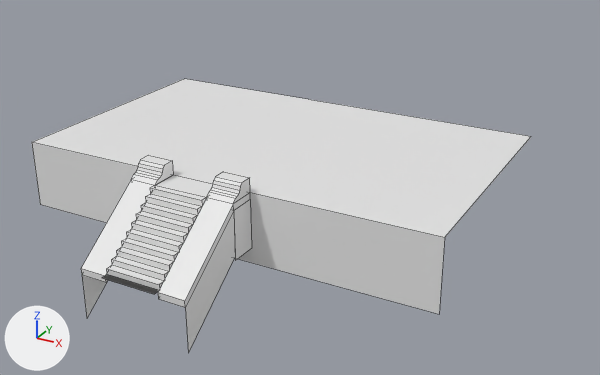
A saved change to the Blender file WIP Blender/Blender Assets/Stairs/RuinedStairs.blend.
Camera for both pictures: a 50 mm lens placed at (9.36, -12.08, 7.32), pointed at (0.19, 4.58, -1.01). The lights are fixed; the arrows at lower left show +X, +Y and +Z. The first picture is the older version. Mesh edges are drawn as thin lines.

Names of what the first picture shows: 'Stairway'.
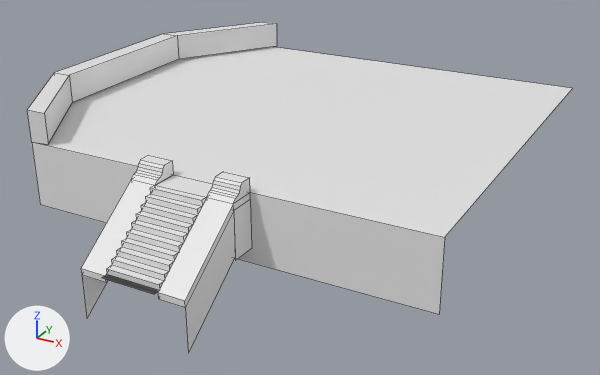
The change, as JSON lines over the scene's bpy script:
```json
{"op": "add", "block": "mat_material", "code": ["mat_material = principled_material('Material')", "mat_material.base_color = (0.8, 0.8, 0.8)  # white #e7e7e7"]}
{"block": "me_cube_001", "where": "# used by ob_stairway; location = (0.0, 0.0, 0.0)"}
{"block": "me_cube_001", "where": "# verts and faces of me_cube_001; kept vertices keep their numbers, new ones are numbered from 127"}
{"block": "me_cube_001", "where": "# before: 2 (-0.62, 0.62, 0.62) at pixel (173, 174), 5 (0.62, 0.62, 0.62), 117 (-0.62, 6.51, 0.62) at pixel (308, 99), 118 (0.62, 6.51, 0.62) at pixel (350, 106), 119 (5.28, 0.62, 0.62) at pixel (444, 237)"}
{"block": "me_cube_001", "where": "# before: 120 (5.28, 6.51, 0.62) at pixel (531, 136), 121 (-4.64, 0.62, 0.62) at pixel (31, 142), 122 (-4.64, 6.51, 0.62) at pixel (184, 78)"}
{"op": "remove", "block": "me_cube_001", "code": "me_cube_001.from_pydata(...)  # 127 vertices, 75 faces; spans x -4.64..5.28, y -1.77..6.51, z -1.78..0.94"}
{"op": "add", "block": "me_cube_001", "code": "me_cube_001.from_pydata(...)  # 127 vertices, 75 faces; spans x -6.46..5.28, y -1.77..10.89, z -1.78..0.94"}
{"block": "me_cube_001", "change": "me_cube_001 part 1"}
{"op": "add", "block": "me_cube_001", "code": "delete_vertices([117, 118, 120, 122])  # with the faces that use them"}
{"op": "add", "block": "me_cube_001", "code": "verts[127] = (5.28, 10.89, 0.62)  # pixel (572, 88)"}
{"op": "add", "block": "me_cube_001", "code": "verts[128] = (-4.65, 10.89, 0.62)"}
{"op": "add", "block": "me_cube_001", "code": "verts[129] = (-6.46, 8.01, 0.62)"}
{"op": "add", "block": "me_cube_001", "code": "verts[130] = (-6.3, 3.19, 0.62)"}
{"op": "add", "block": "me_cube_001", "code": "faces += [(2, 5, 119, 127, 128, 129, 130, 121)]"}
{"op": "add", "block": "me_cube_002", "code": ["me_cube_002 = bpy.data.meshes.new('Cube.002')", "me_cube_002.from_pydata([(-4.64, 0.62, 0.62), (-4.65, 10.89, 0.62), (-6.46, 8.01, 0.62), (-6.3, 3.19, 0.62), (-4.64, 0.62, 1.4), (-4.65, 10.89, 1.4), (-6.46, 8.01, 1.4), (-6.3, 3.19, 1.4), (-4.12, 0.62, 1.4), (-4.13, 10.89, 1.4), (-5.94, 8.01, 1.4), (-5.78, 3.19, 1.4), (-4.12, 0.62, 0.67), (-4.13, 10.89, 0.67), (-5.94, 8.01, 0.67), (-5.78, 3.19, 0.67)], [], [(3, 2, 6, 7), (2, 1, 5, 6), (0, 3, 7, 4), (7, 6, 10, 11), (6, 5, 9, 10), (4, 7, 11, 8), (11, 10, 14, 15), (10, 9, 13, 14), (8, 11, 15, 12), (1, 13, 9, 5), (4, 8, 12, 0)])", "me_cube_002.materials.append(mat_material)  # its picture is missing"]}
{"op": "add", "block": "ob_brick_perimeter", "code": ["ob_brick_perimeter = bpy.data.objects.new('Brick Perimeter', me_cube_002)", "ob_brick_perimeter.location = (0.0, 0.0, 0.0)"]}
```

What differs and where, as boxes [x1, y1, x2, y2] in the pictures (600 x 375 px; the box of a moved part takes in the faces that stretch with it):
```json
{"object": "Stairway", "change": "reshaped", "before": [32, 79, 531, 353], "after": [32, 47, 573, 353], "on screen": "8% wider, 12% taller"}
{"object": "Brick Perimeter", "change": "added", "after": [27, 22, 277, 144]}
{"part": 1, "of": "me_cube_001", "change": "moved or reshaped", "before": [33, 79, 531, 148], "after": [33, 47, 573, 148]}
```
